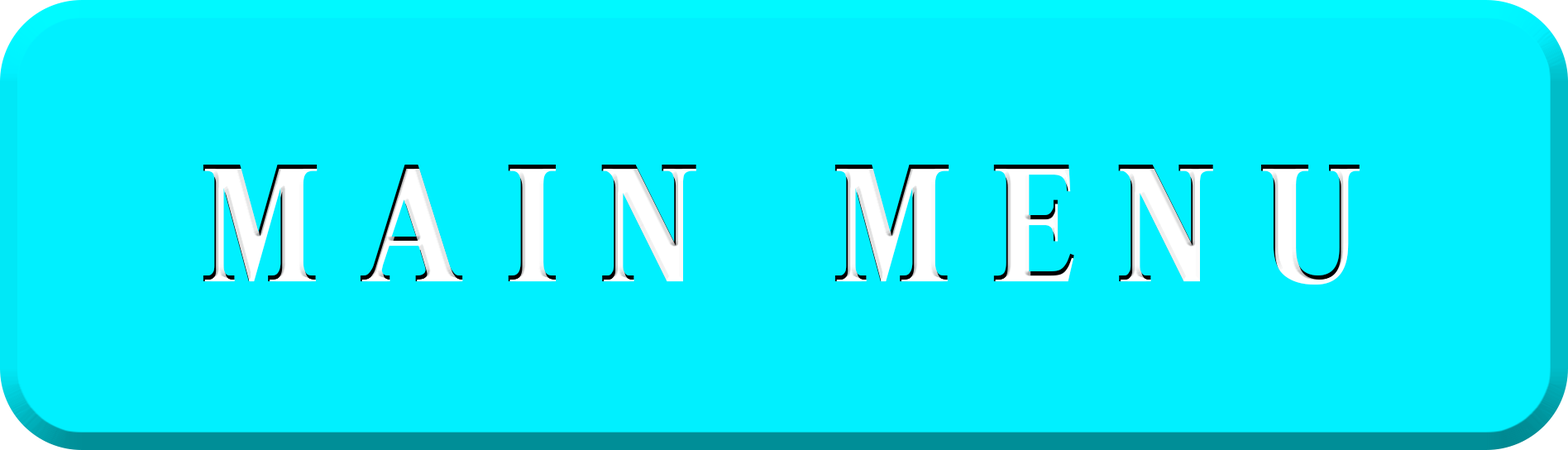
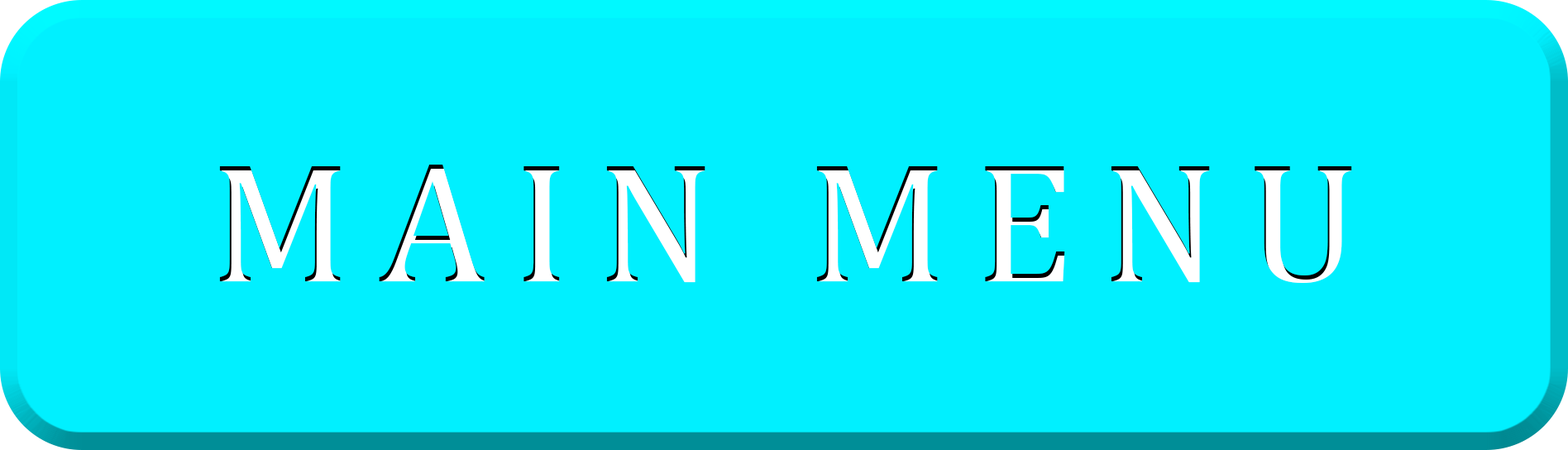
Comparing the layer stacks of the two 1568px x 450px images. Changes:
painted on "MAIN MENU" over (202, 164, 1360, 285)
